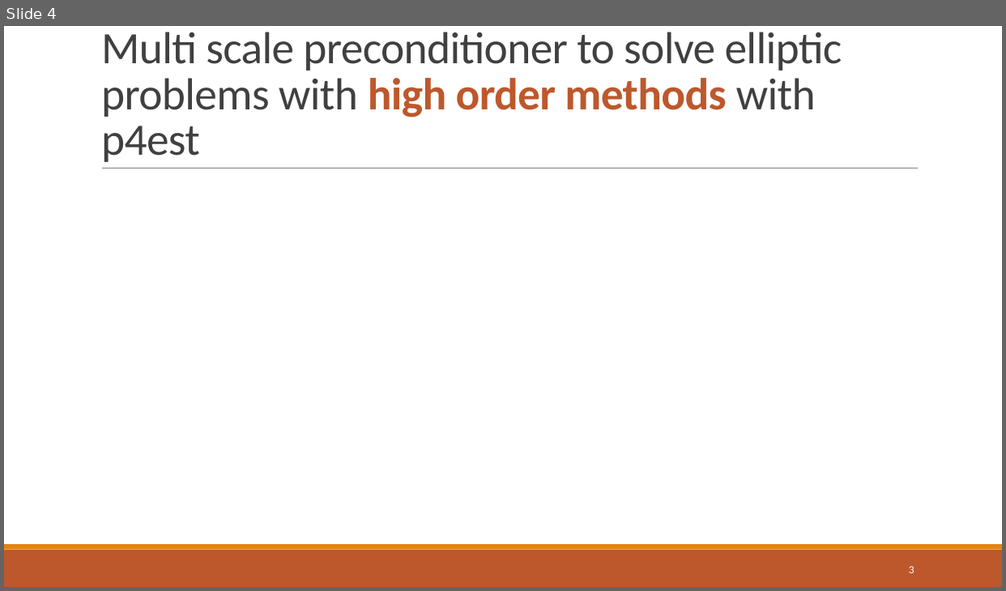
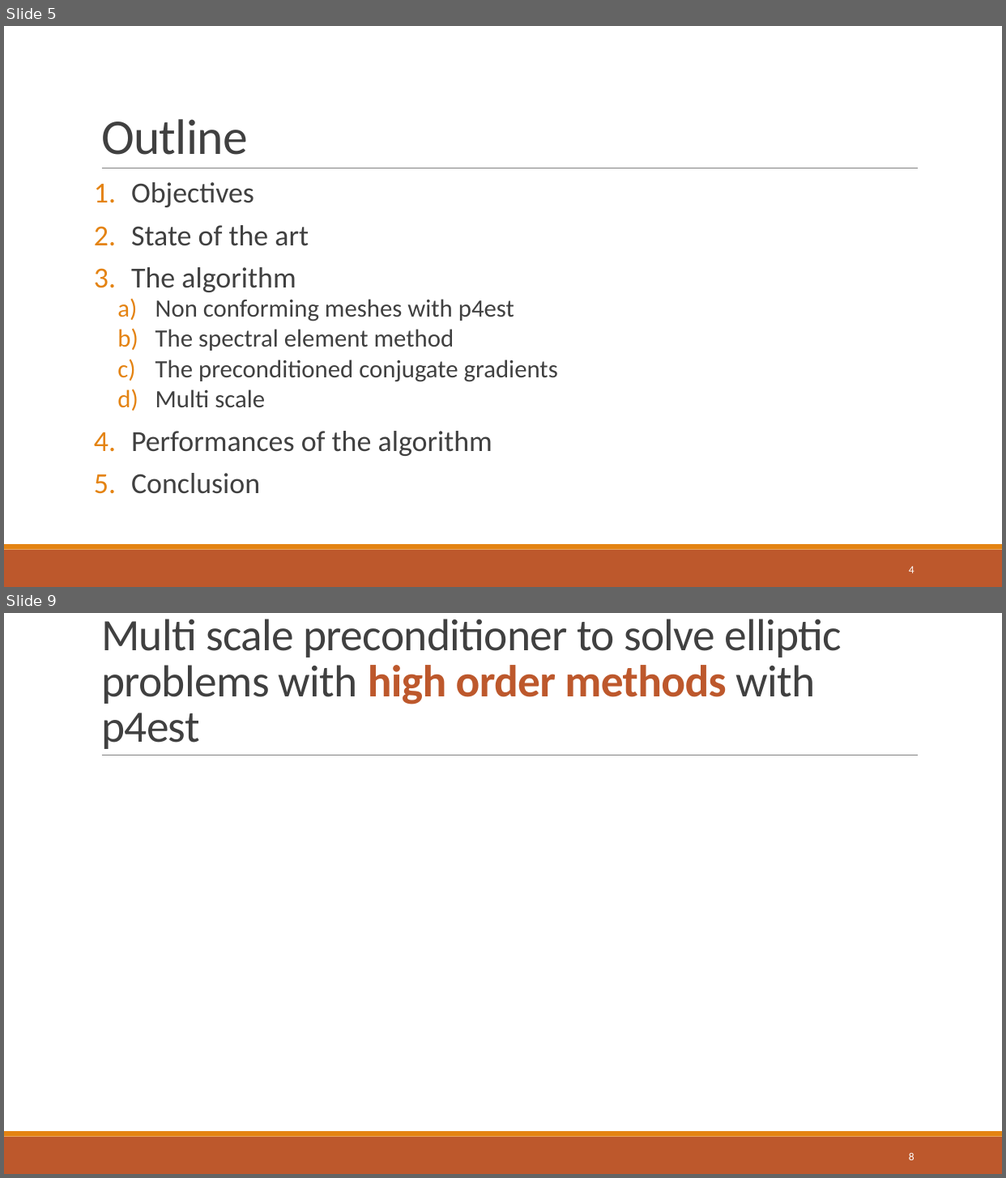
Before and after one commit to dweicker/pres, a slide deck: thesis.pptx. Shown one above the other, each under a label of ours: slide 4 before the commit, slides 5 and 9 after it; the slides between them are not shown. The pictures are 1006x591 and 1006x1178 pixels, drawn with LibreOffice and Linux fonts; fonts in the diff are those of the drawing. Boxes give left, top, right and bottom in pixels: in the first picture for what was removed or moved away, otherwise in the second. Text is boxed around its words. In the diff, an @@ line names an element or a change of style, - is before the commit and + after.

```diff
--- a/thesis.pptx
+++ b/thesis.pptx
@@ slide 5 added at <box>4,26,1002,587</box>, background #FFFFFF; not listed: 3 template elements that a slide beside it also shows @@
@@ title added at <box>101,119,248,155</box>, 48 pt, text #404040 @@
+Outline
@@ text added at <box>131,182,558,494</box>, 24 pt, text #404040 @@
+1. Objectives
+2. State of the art
+3. The algorithm
+  a) Non conforming meshes with p4est
+  b) The spectral element method
+  c) The preconditioned conjugate gradients
+  d) Multi scale
+4. Performances of the algorithm
+5. Conclusion
@@ page number added at <box>909,566,914,574</box>, 10.5 pt, text #FFFFFF @@
+4
@@ what was slide 4 is now slide 9 @@
@@ page number at <box>909,1153,914,1161</box>: text changed @@
-3
+8
```
Also in this commit, not shown: 3 slides changed, 4 other slides added, 4 other files.
